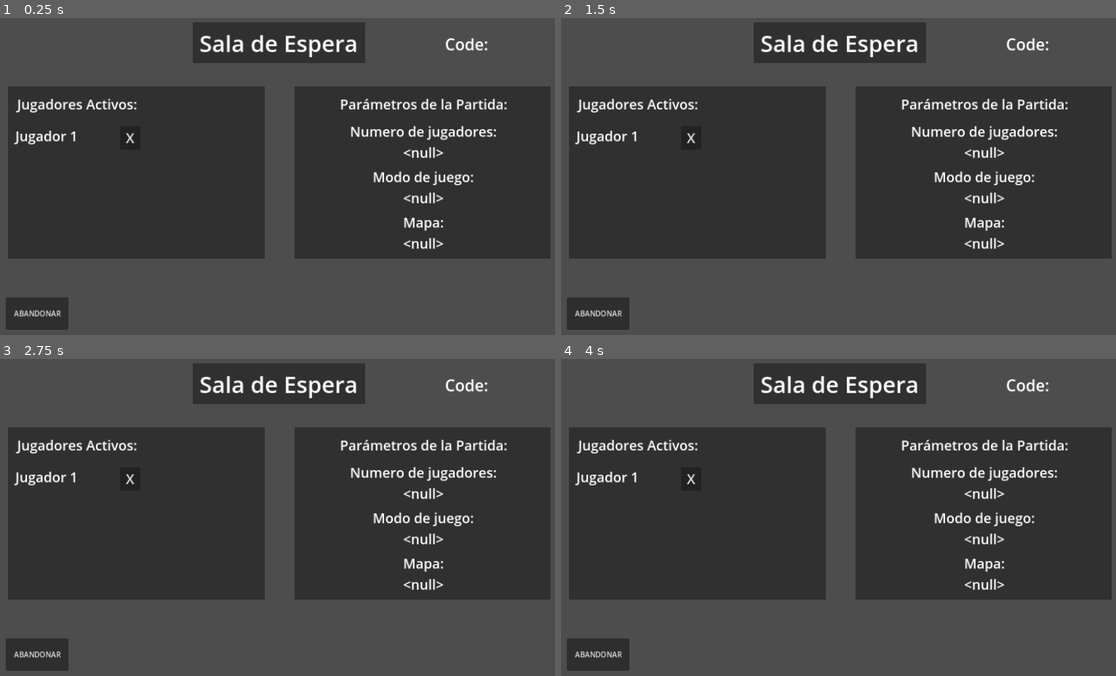
Above: before the commit, frames 1-4 (two rows, left to right).
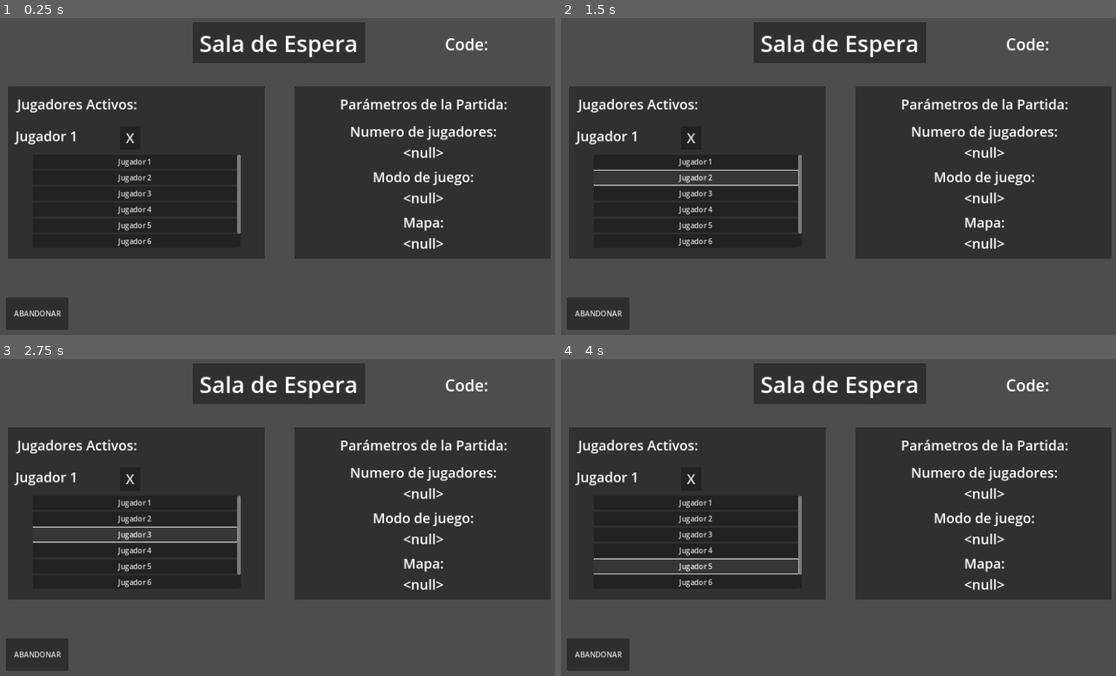
Above: after the commit, the same moments.

Repository: codemonsters/tag-of-war
Game: Godot game, scene res://screens/menu/sala_espera_admin.tscn
Two runs of this game, one before a commit and one after it. Both use one fixed random seed, a clock stepped at 60 frames per second and the inputs below. This scene is started directly instead of the project's main scene.
Inputs (mouse positions are in pixels of both pictures, inside the frame that each line leads up to):
- Up to frame 1 (0.25 s): no input
- Up to frame 2 (1.5 s): click (694, 160) at 0.5 s, where only the run after the commit has a clickable "Jugador 1"; click (694, 176) at 1.25 s, where only the run after the commit has a clickable "Jugador 2"
- Up to frame 3 (2.75 s): click (133, 533) at 2 s, where only the run after the commit has a clickable "Jugador 3"
- Up to frame 4 (4 s): click (694, 549) at 2.75 s, where only the run after the commit has a clickable "Jugador 4"; click (694, 565) at 3.5 s, where only the run after the commit has a clickable "Jugador 5"

The runs differ from the first frame. In frame 1, 0.6% of the frame differs, in the area x 21-44%, y 43-73%; in frame 2, 0.9%; in frame 3, 0.9%, in the area x 5-44%, y 43-73%; in frame 4, 0.9%.

Commit message:
Creada la lista de jugadores scrolleable

Diff:
--- a/cliente/src/screens/menu/sala_espera_admin.tscn
+++ b/cliente/src/screens/menu/sala_espera_admin.tscn
@@ -110,6 +110,45 @@
 theme_override_font_sizes/font_size = 30
 text = "X"
 
+[node name="ScrollContainer" type="ScrollContainer" parent="PlayerListRect"]
+layout_mode = 0
+offset_left = 54.0
+offset_top = 151.0
+offset_right = 512.0
+offset_bottom = 355.0
+
+[node name="VBoxContainer" type="VBoxContainer" parent="PlayerListRect/ScrollContainer"]
+custom_minimum_size = Vector2(450, 100)
+layout_mode = 2
+
+[node name="Button" type="Button" parent="PlayerListRect/ScrollContainer/VBoxContainer"]
+layout_mode = 2
+text = "Jugador 1"
+
+[node name="Button2" type="Button" parent="PlayerListRect/ScrollContainer/VBoxContainer"]
+layout_mode = 2
+text = "Jugador 2"
+
+[node name="Button3" type="Button" parent="PlayerListRect/ScrollContainer/VBoxContainer"]
+layout_mode = 2
+text = "Jugador 3"
+
+[node name="Button4" type="Button" parent="PlayerListRect/ScrollContainer/VBoxContainer"]
+layout_mode = 2
+text = "Jugador 4"
+
+[node name="Button5" type="Button" parent="PlayerListRect/ScrollContainer/VBoxContainer"]
+layout_mode = 2
+text = "Jugador 5"
+
+[node name="Button6" type="Button" parent="PlayerListRect/ScrollContainer/VBoxContainer"]
+layout_mode = 2
+text = "Jugador 6"
+
+[node name="Button7" type="Button" parent="PlayerListRect/ScrollContainer/VBoxContainer"]
+layout_mode = 2
+text = "Jugador 7"
+
 [node name="GameDataRect" type="ColorRect" parent="."]
 layout_mode = 1
 anchors_preset = 8
